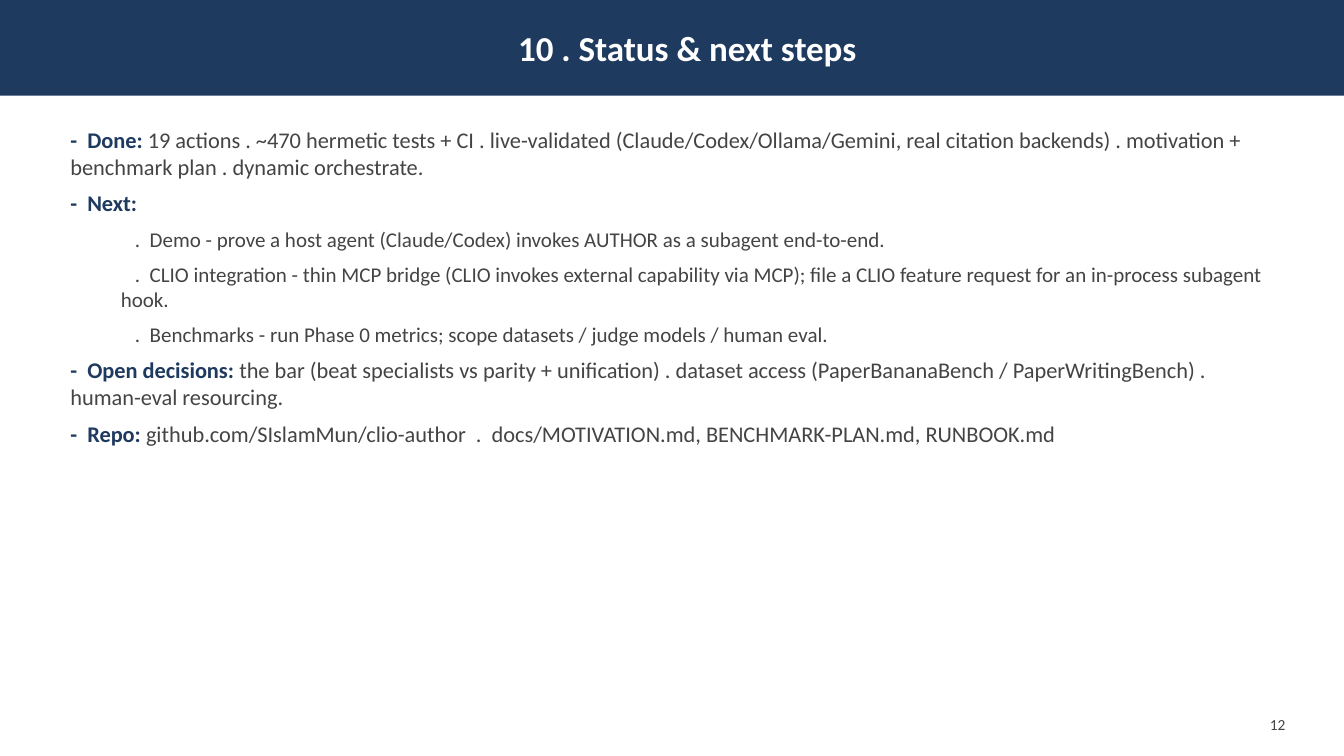
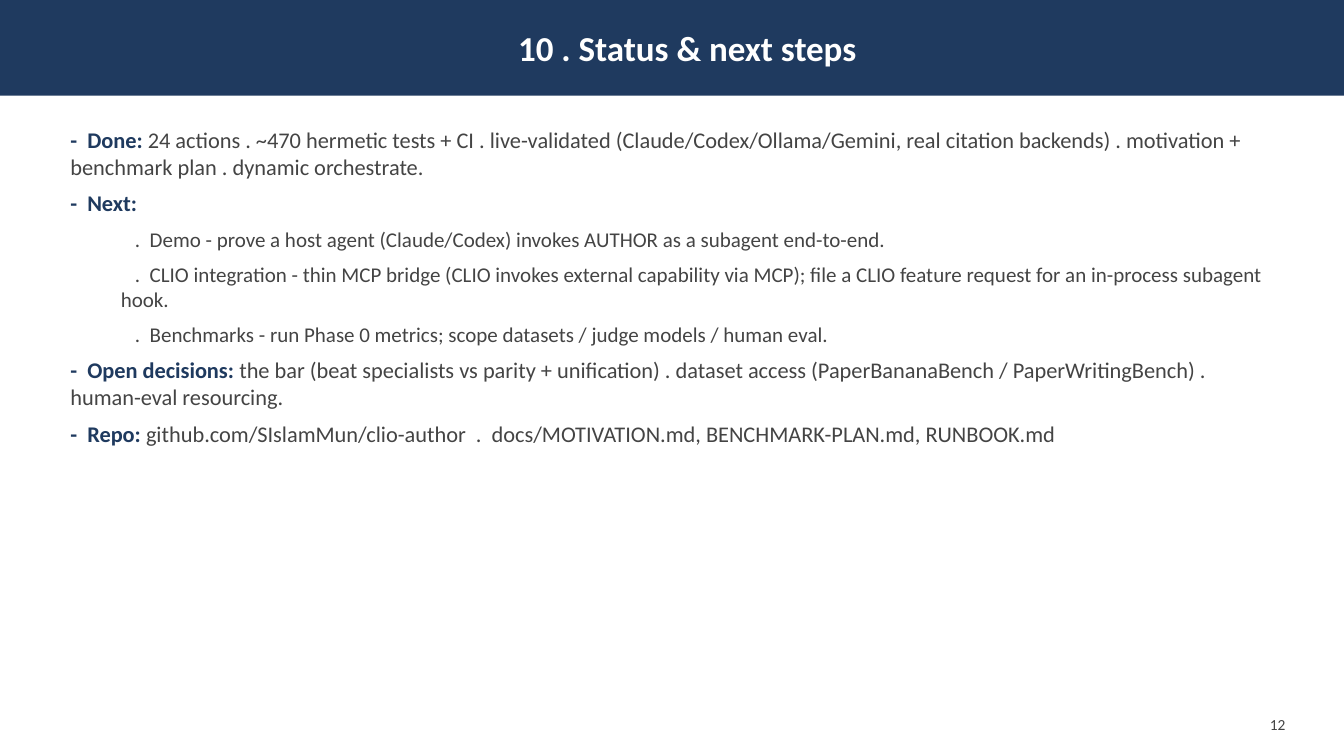
Before and after one commit to iowarp/clio-author, a slide deck: slide 13 of docs/AUTHOR.pptx. Drawn at 1344x756 pixels with LibreOffice and Linux fonts; fonts in the diff are those of the drawing. Boxes give left, top, right and bottom in pixels: in the first picture for what was removed or moved away, otherwise in the second. Text is boxed around its words. In the diff, an @@ line names an element or a change of style, - is before the commit and + after.

```diff
--- a/docs/AUTHOR.pptx
+++ b/docs/AUTHOR.pptx
@@ text at (x1=70, y1=132, x2=1224, y2=179): text changed @@
-- Done: 19 actions . ~470 hermetic tests + CI . live-validated (Claude/Codex/Ollama/Gemini, real citation backends) . motivation + benchmark plan . dynamic orchestrate.
+- Done: 24 actions . ~470 hermetic tests + CI . live-validated (Claude/Codex/Ollama/Gemini, real citation backends) . motivation + benchmark plan . dynamic orchestrate.
```
Also in this commit, not shown: 3 other slides changed, 6 other files.
